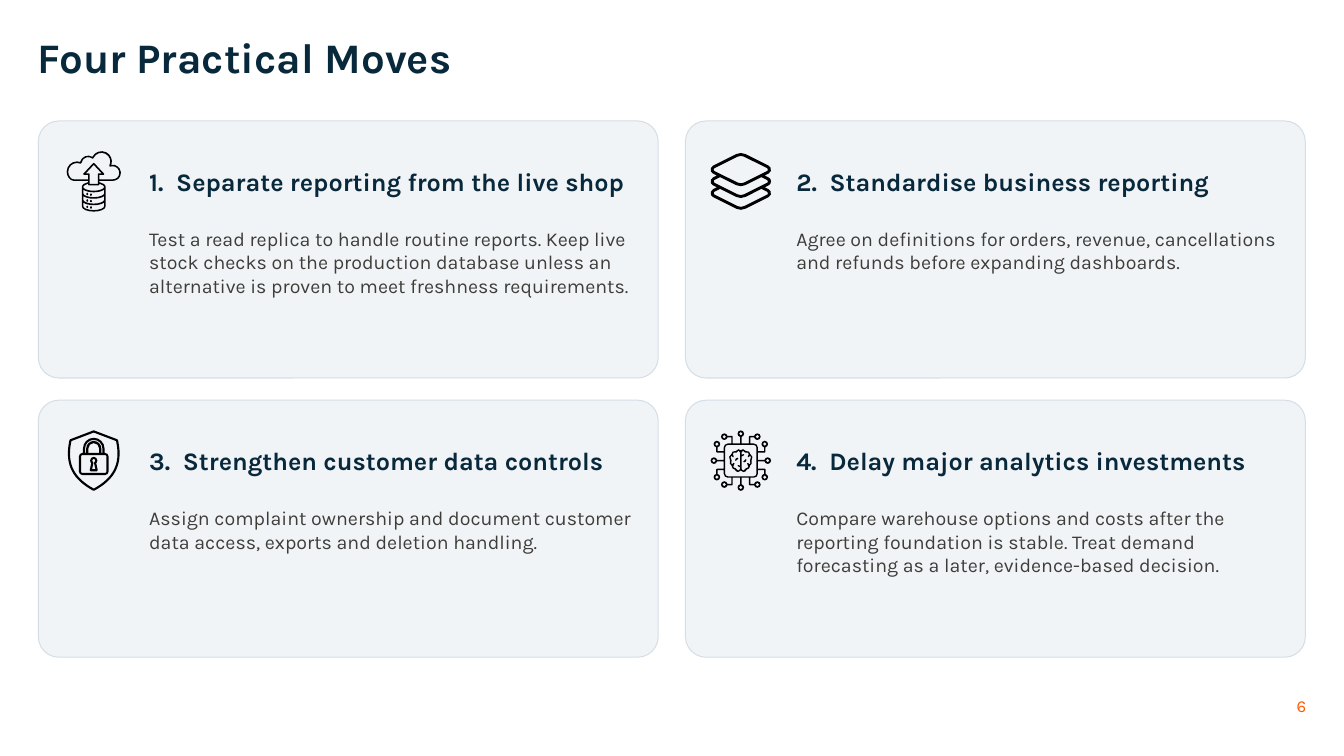
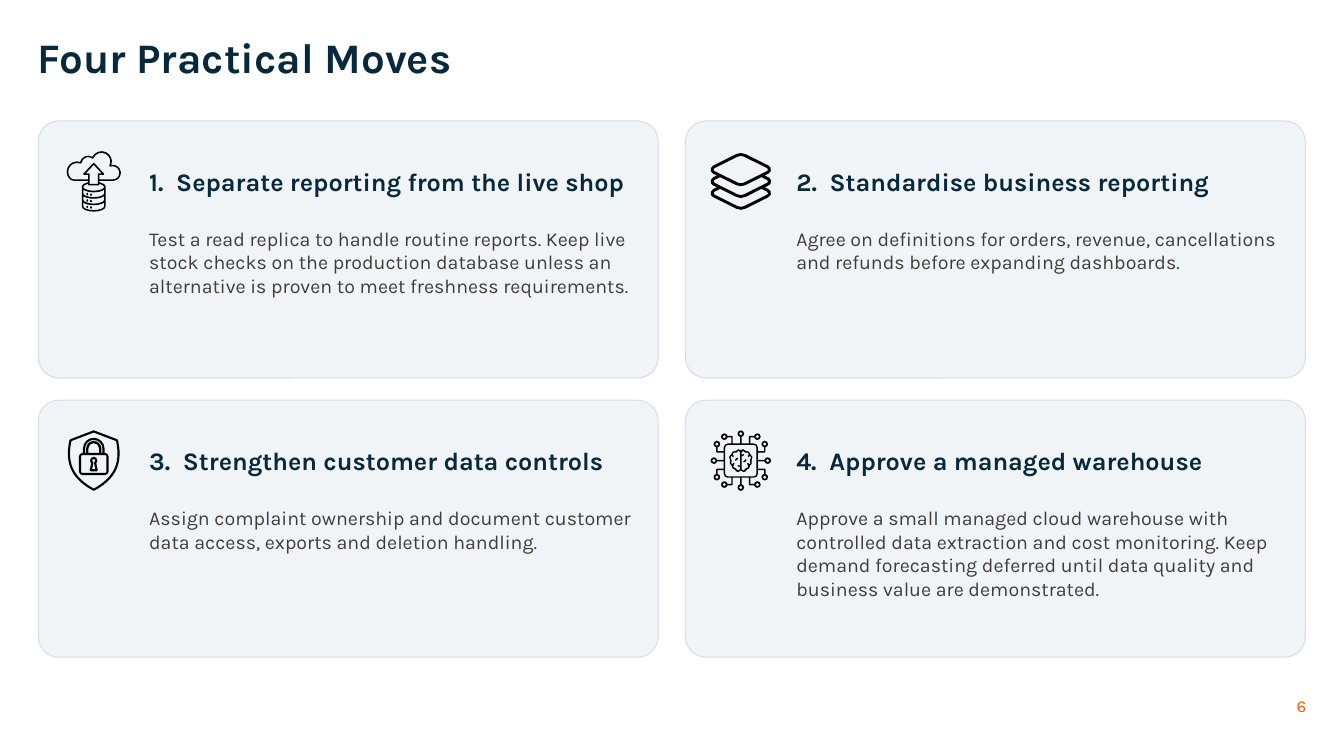
Before and after one commit to 3nochy/kloud-kart-data-engineering-strategy, a slide deck: slide 6 of Kloud-Kart-Board-Presentation.pptx. Drawn at 1344x756 pixels with LibreOffice and Linux fonts; fonts in the diff are those of the drawing; background and template pictures are left out. Boxes give left, top, right and bottom in pixels: in the first picture for what was removed or moved away, otherwise in the second. Text is boxed around its words. In the diff, an @@ line names an element or a change of style, - is before the commit and + after.

```diff
--- a/Kloud-Kart-Board-Presentation.pptx
+++ b/Kloud-Kart-Board-Presentation.pptx
@@ text at (796,452,1202,477): text changed @@
-4. Delay major analytics investments
+4. Approve a managed warehouse
@@ text at (796,511,1268,596): text changed @@
-Compare warehouse options and costs after the reporting foundation is stable. Treat demand forecasting as a later, evidence-based decision.
+Approve a small managed cloud warehouse with controlled data extraction and cost monitoring. Keep demand forecasting deferred until data quality and business value are demonstrated.
```
Also in this commit, not shown: 4 other slides changed, 1 other file.
